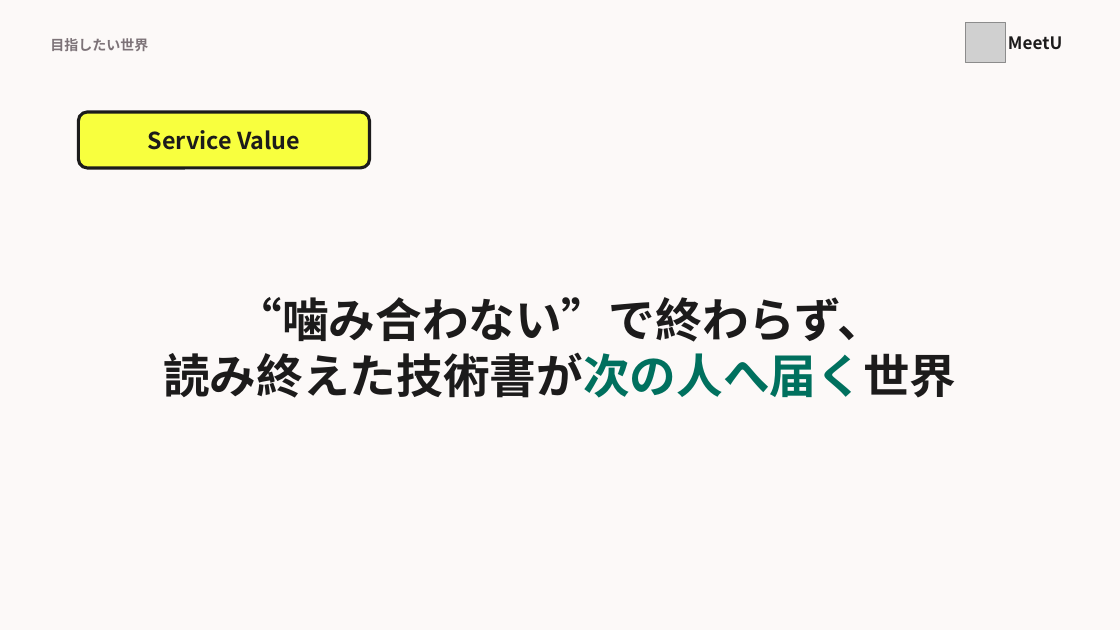
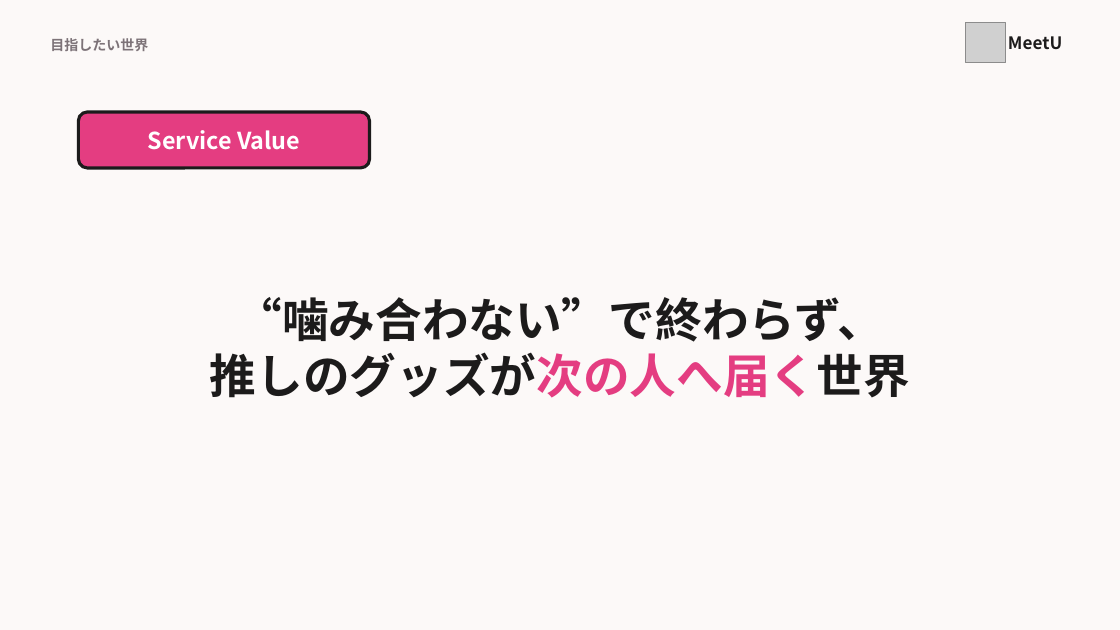
Before and after one commit to MurakamiHonami/MeetU, a slide deck: slide 12 of slide/MeetU_pitch.pptx. Drawn at 1120x630 pixels with LibreOffice and Linux fonts; fonts in the diff are those of the drawing; grey boxes stand for pictures. Boxes give left, top, right and bottom in pixels: in the first picture for what was removed or moved away, otherwise in the second. Text is boxed around its words. In the diff, an @@ line names an element or a change of style, - is before the commit and + after.

```diff
--- a/slide/MeetU_pitch.pptx
+++ b/slide/MeetU_pitch.pptx
@@ text "Service Value" at [148,130,300,150]: text colour #1C1B1B to #FFFFFF @@
@@ rounded rectangle at [78,112,370,168]: fill #F8FF3E to #E43D81 @@
@@ text at [210,352,910,398]: text changed @@
-読み終えた技術書が次の人へ届く世界
+推しのグッズが次の人へ届く世界
```
Also in this commit, not shown: 21 other slides changed, 12 other files.
